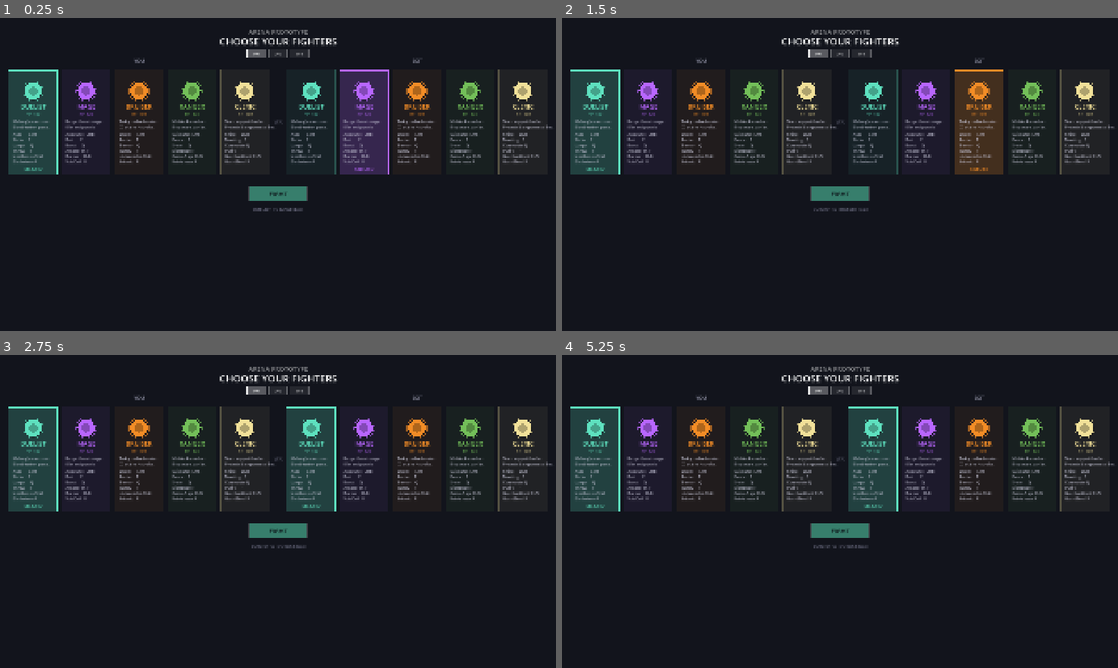
Above: before the commit, frames 1-4 (two rows, left to right).
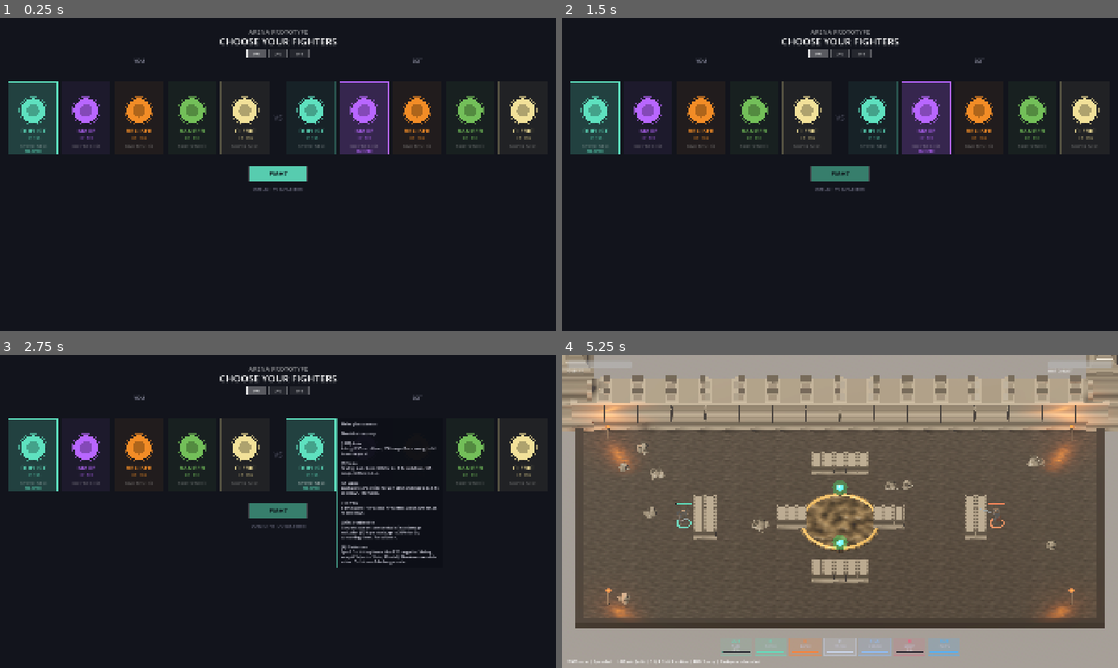
Above: after the commit, the same moments.

Repository: johnWard12/arena-game-godot
Game: Godot game, scene res://scenes/CharSelect.tscn
The game is run twice, just before and just after one commit, with the same random seed, the same clock (stepped at 60 frames per second) and the same inputs.
Inputs (mouse positions are in pixels of both pictures, inside the frame that each line leads up to):
- Up to frame 1 (0.25 s): no input
- Up to frame 2 (1.5 s): tap Enter at 0.5 s; move the mouse to (962, 158) at 0.52 s; hold D 0.53-1.25 s; tap Backspace at 0.6 s; click (962, 158) at 0.67 s; tap Space at 0.77, 1.25 s; tap R at 0.8 s; drag from (728, 190) to (812, 237) at 1.27 s
- Up to frame 3 (2.75 s): tap Enter at 2 s; move the mouse to (333, 442) at 2.02 s; hold D from 2.03 s (still down); tap Backspace at 2.1 s; click (333, 442) at 2.17 s; tap R at 2.3 s
- Up to frame 4 (5.25 s): release D at 2.75 s; tap Space at 2.75, 3.77, 4.25 s; drag from (812, 574) to (673, 464) at 2.77 s; tap Enter at 3.5 s; move the mouse to (1006, 558) at 3.52 s; hold A 3.53-4.25 s; tap E at 3.6 s; click (1006, 558) at 3.67 s; tap R at 3.8 s; drag from (673, 464) to (756, 433) at 4.27 s; move the mouse to (867, 511) at 5.02 s; hold S from 5.03 s (still down); tap F at 5.1 s; click (867, 511) at 5.17 s

The runs differ from the first frame. In frame 1, 10% of the frame differs, in the area x 1-100%, y 16-62%; in frame 2, 13%; in frame 3, 11%; in frame 4, 99%, in the area x 0-100%, y 0-100%.

Commit message:
Declutter char select, give Guardian's Bond a visual, resize Purify
- CharSelect: replace the static 9-line ability list on every card (10
  cards on screen at once, ~90 lines of tiny text) with a compact
  portrait/name/HP tile; full flavor text + ability details now live in
  one consolidated tooltip on hover instead of being permanently crammed
  onto the card.
- Fix "GuardianWard"/"GuardBond" rendering as single unspaced words in
  that tooltip (missing spaces in the source label strings).
- Purify resized to 300 long x 180 wide (was 240x150).
- Guardian's Bond (Cleric ultimate) previously had no visual at all beyond
  a brief particle burst — added a persistent rotating gold ring on both
  linked entities plus a tether beam between them for the duration of the
  bond, and a distinct activation flash at the moment it's cast, via
  EntityView3D's generic per-entity status-fx pattern (bond_time_left/
  bond_partner live on the base Entity, so this works for any class the
  Cleric links, not just itself).
- Fix in-game HUD fighter labels showing "DUELIST" for Ranger and Cleric
  (stale is-class checks in Main.gd's build_ui() never updated after
  those two classes were added).

Co-Authored-By: Claude Sonnet 5 <noreply@anthropic.com>

Diff:
--- a/godot_project/scripts/CharSelect.gd
+++ b/godot_project/scripts/CharSelect.gd
@@ -6,8 +6,8 @@
 # CARD_W/GAP shrink automatically if there isn't room for CLASSES.size()
 # cards side by side (see _ready()) — these are the "up to 4 cards" sizes.
 var CARD_W := 210.0
-const CARD_H = 360.0
-const CARD_Y = 180.0
+const CARD_H = 250.0
+const CARD_Y = 220.0
 var GAP := 18.0
 const MAX_SIDE_WIDTH := 900.0
 
@@ -102,12 +102,12 @@
 		"color": CLERIC_COLOR,
 		"key":   "cleric",
 		"hp":    "HP  130",
-		"lines": ["Team support/healer.", "Protects & empowers allies.", "", "Smite      LMB", "Mending    E", "Consecrate Q", "Purify     F", "GuardianWard Shift", "GuardBond  R"],
+		"lines": ["Team support/healer.", "Protects & empowers allies.", "", "Smite      LMB", "Mending    E", "Consecrate Q", "Purify     F", "Guardian Ward Shift", "Guardian's Bond R"],
 		"ability_descs": [
 			"7 dmg holy bolt. 0.6s cooldown. Builds combo stacks (boosts your healing, not damage).",
 			"Skill-shot heal toward your lowest-HP ally within 400 range (self if none). Heals 24 (+10% per combo stack). 3s cooldown, 0.2s wind-up.",
 			"Instant zone at your feet: damages enemies and heals allies standing in it, ticking every 1s for 3s. 150 radius. 8s cooldown.",
-			"Rectangle cast (240 long, 150 wide) — cleanses CC/debuffs from every ally it hits (including you) and adds a small heal-over-time. 10s cooldown.",
+			"Rectangle cast (300 long, 180 wide) — cleanses CC/debuffs from every ally it hits (including you) and adds a small heal-over-time. 10s cooldown.",
 			"Shields your lowest-HP ally within 400 range (self if none): 30 HP + 8 per banked combo stack, consuming them. 9s cooldown.",
 			"Links you with your lowest-HP ally in range for 4s: damage either takes splits 50/50, both take 20% less damage and heal over time. No ally in range -> self-only (still get the reduction + healing). Usable even while stunned.",
 		]
@@ -241,22 +241,28 @@
 func _draw_tooltip():
 	var font    = ThemeDB.fallback_font
 	var size    = 13
-	var padding = 10.0
-	var max_w   = 320.0
-
-	# wrap the description into lines that fit max_w
-	var words = tooltip_text.split(" ")
+	var padding = 12.0
+	var max_w   = 340.0
+
+	# Word-wrap each "\n"-separated paragraph independently, so forced
+	# breaks (between abilities) survive alongside natural wrapping within
+	# a single ability's description.
 	var wrapped: Array[String] = []
-	var cur = ""
-	for w in words:
-		var trial = w if cur == "" else cur + " " + w
-		if font.get_string_size(trial, HORIZONTAL_ALIGNMENT_LEFT, -1, size).x > max_w and cur != "":
+	for para in tooltip_text.split("\n"):
+		if para == "":
+			wrapped.append("")
+			continue
+		var words = para.split(" ")
+		var cur = ""
+		for w in words:
+			var trial = w if cur == "" else cur + " " + w
+			if font.get_string_size(trial, HORIZONTAL_ALIGNMENT_LEFT, -1, size).x > max_w and cur != "":
+				wrapped.append(cur)
+				cur = w
+			else:
+				cur = trial
+		if cur != "":
 			wrapped.append(cur)
-			cur = w
-		else:
-			cur = trial
-	if cur != "":
-		wrapped.append(cur)
 
 	var line_h = 17.0
 	var box_w  = max_w + padding * 2
@@ -268,13 +274,14 @@
 	if pos.y + box_h > H - 10:
 		pos.y = H - 10 - box_h
 
-	draw_rect(Rect2(pos, Vector2(box_w, box_h)), Color(0.05, 0.06, 0.09, 0.96))
+	draw_rect(Rect2(pos, Vector2(box_w, box_h)), Color(0.05, 0.06, 0.09, 0.97))
 	draw_rect(Rect2(pos, Vector2(box_w, box_h)), Color(tooltip_col.r, tooltip_col.g, tooltip_col.b, 0.6), false, 1.5)
 
 	var ty = pos.y + padding
 	for line in wrapped:
-		draw_string(font, Vector2(pos.x + padding, ty + size * 0.85), line,
-			HORIZONTAL_ALIGNMENT_LEFT, -1, size, Color(0.9, 0.9, 0.95, 0.95))
+		if line != "":
+			draw_string(font, Vector2(pos.x + padding, ty + size * 0.85), line,
+				HORIZONTAL_ALIGNMENT_LEFT, -1, size, Color(0.9, 0.9, 0.95, 0.95))
 		ty += line_h
 
 func _draw_card(cx: float, class_idx: int, selected: bool, hot: bool, mouse_pos: Vector2):
@@ -292,47 +299,60 @@
 		# top highlight bar
 		draw_rect(Rect2(cx, CARD_Y, CARD_W, 3), Color(col.r, col.g, col.b, 0.9))
 
-	# character preview
+	# character preview — bigger now that the full ability list lives in
+	# the hover tooltip instead of being crammed onto the card itself.
 	var pcx = cx + CARD_W * 0.5
-	var pcy = CARD_Y + 72
-	var r = 30.0
+	var pcy = CARD_Y + CARD_H * 0.4
+	var r = 42.0
 	draw_circle(Vector2(pcx + 2, pcy + 3), r, Color(0, 0, 0, 0.2))
 	draw_circle(Vector2(pcx, pcy), r, col)
 	draw_circle(Vector2(pcx, pcy), r * 0.52, Color(col.r * 0.6, col.g * 0.6, col.b * 0.6, 0.7))
-	draw_arc(Vector2(pcx, pcy), r + 5, -PI/2, -PI/2 + TAU, 48, Color(col.r, col.g, col.b, 0.6), 2.0)
+	draw_arc(Vector2(pcx, pcy), r + 6, -PI/2, -PI/2 + TAU, 48, Color(col.r, col.g, col.b, 0.6), 2.0)
 
 	# name + hp
-	_draw_text(c["label"], Vector2(pcx, CARD_Y + 126), 22, col, true)
-	_draw_text(c["hp"],    Vector2(pcx, CARD_Y + 152), 14, Color(col.r, col.g, col.b, 0.65), true)
-
-	# ability lines — first 3 entries are flavor text/blank, the rest are
-	# abilities in order (aligned with ability_descs)
-	var ly = CARD_Y + 178.0
-	var ability_i = 0
-	var descs: Array = c.get("ability_descs", [])
-	for j in c["lines"].size():
-		var line: String = c["lines"][j]
-		if line == "":
-			ly += 6
-			continue
-		var is_ability = j >= 3
-		var line_rect = Rect2(cx + 10, ly - 3, CARD_W - 20, 17)
-		var line_hot = is_ability and line_rect.has_point(mouse_pos)
-		if line_hot:
-			draw_rect(line_rect, Color(col.r, col.g, col.b, 0.14))
-			if ability_i < descs.size():
-				tooltip_text = descs[ability_i]
-				tooltip_pos  = Vector2(cx + CARD_W + 6, ly - 6)
-				tooltip_col  = col
-		var txt_col = Color(1, 1, 1, 0.95) if line_hot else Color(0.78, 0.78, 0.85, 0.8)
-		_draw_text(line, Vector2(cx + 14, ly), 13, txt_col, false)
-		ly += 19
-		if is_ability:
-			ability_i += 1
+	_draw_text(c["label"], Vector2(pcx, pcy + r + 28), 22, col, true)
+	_draw_text(c["hp"],    Vector2(pcx, pcy + r + 52), 14, Color(col.r, col.g, col.b, 0.65), true)
+
+	var hint_col = Color(1, 1, 1, 0.6) if hot else Color(1, 1, 1, 0.3)
+	_draw_text("hover for full kit", Vector2(pcx, CARD_Y + CARD_H - 28), 12, hint_col, true)
 
 	# selected badge
 	if selected:
-		_draw_text("SELECTED", Vector2(pcx, CARD_Y + CARD_H - 18), 13, Color(col.r, col.g, col.b, 0.9), true)
+		_draw_text("SELECTED", Vector2(pcx, CARD_Y + CARD_H - 10), 12, Color(col.r, col.g, col.b, 0.9), true)
+
+	if hot:
+		tooltip_text = _build_kit_tooltip(c)
+		tooltip_pos  = Vector2(cx + CARD_W + 6, CARD_Y)
+		tooltip_col  = col
+
+# Consolidates a class's flavor text + full ability list (name/key + full
+# description) into one block for the hover tooltip — this used to be
+# drawn statically on every card at once (10 cards x 9 lines of tiny text
+# on screen simultaneously), which is what made the screen feel cluttered.
+func _build_kit_tooltip(c: Dictionary) -> String:
+	var parts: Array[String] = []
+	var lines: Array = c["lines"]
+	if lines.size() > 0 and lines[0] != "":
+		parts.append(lines[0])
+	if lines.size() > 1 and lines[1] != "":
+		parts.append(lines[1])
+
+	var descs: Array = c.get("ability_descs", [])
+	var ability_i = 0
+	for j in lines.size():
+		if j < 3:
+			continue
+		var line: String = lines[j]
+		if line == "":
+			continue
+		var tokens = line.split(" ", false)
+		var key = tokens[-1]
+		var name = " ".join(tokens.slice(0, tokens.size() - 1))
+		var desc = descs[ability_i] if ability_i < descs.size() else ""
+		parts.append("[%s] %s\n%s" % [key, name, desc])
+		ability_i += 1
+
+	return "\n\n".join(parts)
 
 func _draw_text(text: String, pos: Vector2, size: int, col: Color, centered: bool):
 	var font = ThemeDB.fallback_font
--- a/godot_project/scripts/ClericEntity.gd
+++ b/godot_project/scripts/ClericEntity.gd
@@ -32,8 +32,8 @@
 
 # F — Purify: rectangle skill-shot, wide enough to catch two allies
 # standing close together. Cleanses CC/debuffs + a small heal-over-time.
-const PURIFY_LENGTH   = 240.0
-const PURIFY_WIDTH    = 150.0
+const PURIFY_LENGTH   = 300.0
+const PURIFY_WIDTH    = 180.0
 const PURIFY_HOT_DUR  = 4.0
 const PURIFY_HOT_TICK = 6.0
 const PURIFY_CD       = 10.0
@@ -199,6 +199,12 @@
 		partner.apply_heal_over_time(BOND_DUR, BOND_HOT_TICK * heal_mult())
 		devotion_time_left = DEVOTION_DUR
 	FX.impact_burst(get_parent(), global_position, Color(0.95, 0.9, 0.5), 22, 220.0)
+	# Activation moment needs to read as clearly as a big ultimate should —
+	# the persistent ring/beam (EntityView3D._update_bond_fx) shows it's
+	# ongoing, but this marks the exact instant it went off.
+	_spawn_zone_fx(global_position, 90.0, 0.6, Color(1.0, 0.92, 0.55))
+	if partner != null:
+		_spawn_zone_fx(partner.global_position, 90.0, 0.6, Color(1.0, 0.92, 0.55))
 
 func resolve_ult(_opp: Entity):
 	pass
--- a/godot_project/scripts/EntityView3D.gd
+++ b/godot_project/scripts/EntityView3D.gd
@@ -104,6 +104,14 @@
 var _warcry_ring_mat: StandardMaterial3D
 var _warcry_particles: GPUParticles3D
 
+# Guardian's Bond (Cleric ultimate) — generic on every class, since the
+# linked partner can be any class. bond_time_left/bond_partner live on the
+# base Entity, not ClericEntity.
+var _bond_ring: MeshInstance3D
+var _bond_ring_mat: StandardMaterial3D
+var _bond_beam: MeshInstance3D
+var _bond_beam_mat: StandardMaterial3D
+
 func setup(e: Entity):
 	entity = e
 	var key = "bruiser" if e is BruiserEntity else ("mage" if e is RangedEntity else ("ranger" if e is RangerEntity else ("cleric" if e is ClericEntity else "duelist")))
@@ -154,6 +162,7 @@
 	_build_shift_shield(key)
 	_build_slow_fx()
 	_build_weaken_fx()
+	_build_bond_fx()
 	if key == "bruiser":
 		_build_warcry_fx()
 
@@ -456,6 +465,47 @@
 	_warcry_particles.draw_pass_1 = quad
 	add_child(_warcry_particles)
 
+# Guardian's Bond — a rotating gold ring on each linked entity (so it's
+# visible even when there's no ally in range and the Cleric self-links),
+# plus a beam tying the pair together when there is a partner. The old
+# version had zero visual at all: the only tell was a stat change nobody
+# could actually see mid-fight.
+func _build_bond_fx():
+	_bond_ring = MeshInstance3D.new()
+	var ring_mesh := TorusMesh.new()
+	ring_mesh.inner_radius = 0.5
+	ring_mesh.outer_radius = 0.58
+	_bond_ring.mesh = ring_mesh
+	_bond_ring.position = Vector3(0, 0.62, 0)
+	_bond_ring_mat = StandardMaterial3D.new()
+	_bond_ring_mat.shading_mode = BaseMaterial3D.SHADING_MODE_UNSHADED
+	_bond_ring_mat.transparency = BaseMaterial3D.TRANSPARENCY_ALPHA
+	_bond_ring_mat.albedo_color = Color(1.0, 0.9, 0.5, 0.6)
+	_bond_ring_mat.emission_enabled = true
+	_bond_ring_mat.emission = Color(1.0, 0.9, 0.5)
+	_bond_ring_mat.emission_energy_multiplier = 1.8
+	_bond_ring.material_override = _bond_ring_mat
+	_bond_ring.visible = false
+	add_child(_bond_ring)
+
+	# The beam connects two potentially distant entities, so it must live
+	# outside this node's own transform (which tracks — and rotates with —
+	# this character specifically). It's a sibling under world_3d instead.
+	_bond_beam = MeshInstance3D.new()
+	var beam_mesh := BoxMesh.new()
+	beam_mesh.size = Vector3(0.05, 0.05, 1.0)
+	_bond_beam.mesh = beam_mesh
+	_bond_beam_mat = StandardMaterial3D.new()
+	_bond_beam_mat.shading_mode = BaseMaterial3D.SHADING_MODE_UNSHADED
+	_bond_beam_mat.transparency = BaseMaterial3D.TRANSPARENCY_ALPHA
+	_bond_beam_mat.albedo_color = Color(1.0, 0.9, 0.5, 0.5)
+	_bond_beam_mat.emission_enabled = true
+	_bond_beam_mat.emission = Color(1.0, 0.9, 0.5)
+	_bond_beam_mat.emission_energy_multiplier = 1.6
+	_bond_beam.material_override = _bond_beam_mat
+	_bond_beam.visible = false
+	get_parent().add_child(_bond_beam)
+
 func _find_anim_player(node: Node) -> AnimationPlayer:
 	if node is AnimationPlayer:
 		return node
@@ -553,6 +603,37 @@
 			_warcry_ring_mat.emission_energy_multiplier = 1.2 + pulse * 1.2
 			_warcry_ring_mat.albedo_color.a = 0.4 + pulse * 0.35
 
+	_update_bond_fx(delta)
+
+# Guardian's Bond — ring shows on both linked entities; the beam is only
+# drawn once per pair (by whichever entity has the lower instance id) so
+# two overlapping full-length beams don't double up their brightness.
+func _update_bond_fx(delta: float):
+	var bonded = entity.bond_time_left > 0
+	_bond_ring.visible = bonded
+	if bonded:
+		_bond_ring.rotation.y += delta * 1.2
+		var pulse = 0.6 + 0.35 * sin(Time.get_ticks_msec() * 0.006)
+		_bond_ring_mat.emission_energy_multiplier = 1.4 + pulse
+		_bond_ring_mat.albedo_color.a = 0.45 + pulse * 0.3
+
+	var partner = entity.bond_partner
+	var show_beam = bonded and partner != null and is_instance_valid(partner) and partner.alive \
+		and entity.get_instance_id() < partner.get_instance_id()
+	_bond_beam.visible = show_beam
+	if show_beam:
+		var a = CoordUtil.to_world(entity.global_position, 0.9)
+		var b = CoordUtil.to_world(partner.global_position, 0.9)
+		var dist = a.distance_to(b)
+		_bond_beam.global_position = (a + b) * 0.5
+		if dist > 0.02:
+			_bond_beam.look_at(b, Vector3.UP)
+		var beam_mesh: BoxMesh = _bond_beam.mesh
+		beam_mesh.size = Vector3(0.05, 0.05, dist)
+		var pulse2 = 0.6 + 0.35 * sin(Time.get_ticks_msec() * 0.008)
+		_bond_beam_mat.emission_energy_multiplier = 1.2 + pulse2 * 0.8
+		_bond_beam_mat.albedo_color.a = 0.35 + pulse2 * 0.25
+
 # Iron Resolve — a gentle shimmer: alpha flicker + slow rotation, no pop.
 func _animate_iron_resolve_fx():
 	_shift_ring.rotation.y += 0.015
@@ -627,6 +708,11 @@
 		_was_alive = false
 		_death_timer = 0.0
 		_force_play("Death", 0.1)
+		# _update_bond_fx() stops running once dead — the beam is a sibling
+		# under world_3d, not a child, so it wouldn't otherwise disappear
+		# with the rest of this view.
+		_bond_ring.visible = false
+		_bond_beam.visible = false
 	visible = true
 	position = CoordUtil.to_world(entity.global_position)
 	_death_timer += delta
--- a/godot_project/scripts/Main.gd
+++ b/godot_project/scripts/Main.gd
@@ -285,7 +285,7 @@
 		hp_bars.append(bar)
 
 		var label = Label.new()
-		var cls_name = "BRUISER" if f is BruiserEntity else ("MAGE" if f is RangedEntity else "DUELIST")
+		var cls_name = "BRUISER" if f is BruiserEntity else ("MAGE" if f is RangedEntity else ("RANGER" if f is RangerEntity else ("CLERIC" if f is ClericEntity else "DUELIST")))
 		var prefix = "" if f == player else ("ALLY " if side == 0 else "BOT ")
 		label.text = prefix + cls_name
 		label.position = Vector2(x, y + 26)
